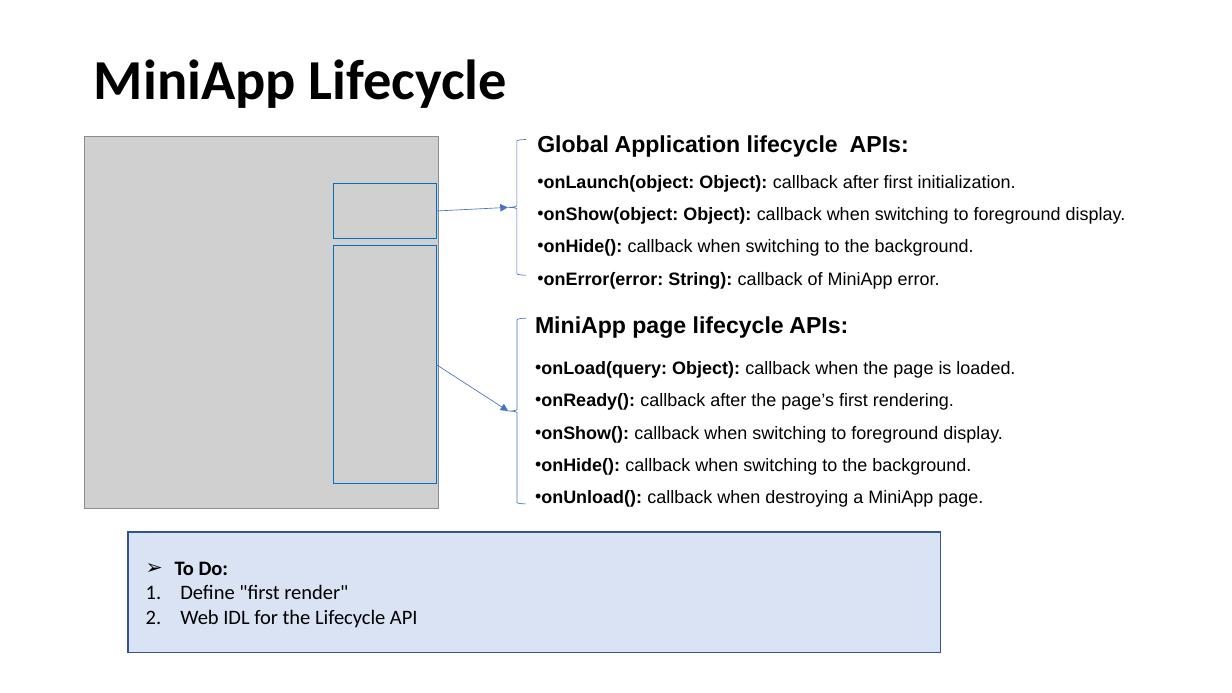
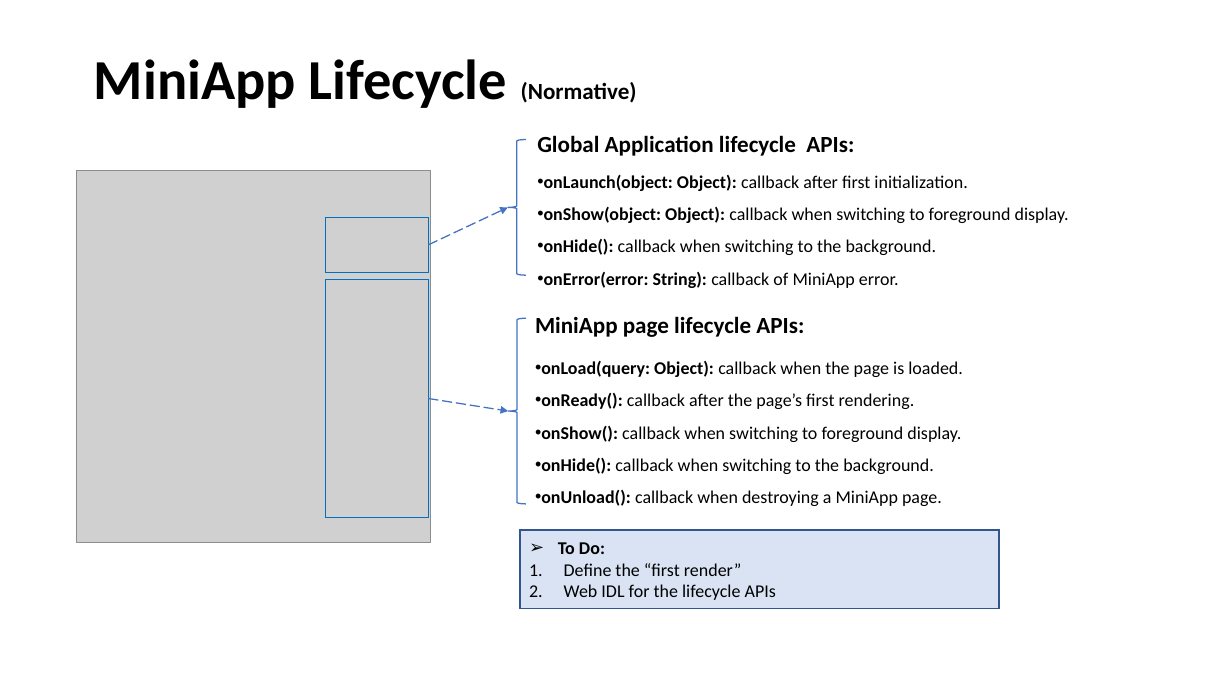
Before and after one commit to w3c/miniapp-docs, a slide deck: slide 4 of ac2021/CG-work.pptx. Drawn at 1232x693 pixels with LibreOffice and Linux fonts; fonts in the diff are those of the drawing; grey boxes stand for pictures. Boxes give left, top, right and bottom in pixels: in the first picture for what was removed or moved away, otherwise in the second. Text is boxed around its words. In the diff, an @@ line names an element or a change of style, - is before the commit and + after.

```diff
--- a/ac2021/CG-work.pptx
+++ b/ac2021/CG-work.pptx
@@ title at (94, 59, 637, 108): text changed @@
-MiniApp Lifecycle
+MiniApp Lifecycle (Normative)
@@ left brace at (508, 140, 527, 275): outline #4472C4 0.5 pt to #4472C4 1 pt @@
@@ font Arial to Calibri in 4 elements at (535, 316, 804, 337), (537, 135, 854, 156), (541, 361, 963, 506), (544, 175, 1069, 288) @@
@@ arrow moved from (436, 211) - (508, 207) to (428, 245) - (508, 207) @@
@@ arrow (428, 245) - (508, 207): stroke #4472C4 0.5 pt to #4472C4 1 pt dashed @@
@@ 2 rectangles, 1 picture: place and size @@
-2 rectangles, 1 picture at (85, 137, 439, 508)
+2 rectangles, 1 picture at (77, 171, 431, 543)
@@ left brace at (508, 318, 526, 504): outline #4472C4 0.5 pt to #4472C4 1 pt @@
@@ arrow moved from (436, 365) - (508, 411) to (428, 398) - (508, 411) @@
@@ arrow (428, 398) - (508, 411): stroke #4472C4 0.5 pt to #4472C4 1 pt dashed @@
@@ rectangle removed at (128, 532, 941, 653) @@
@@ rectangle "To Do:": place and size @@
-rectangle "To Do:" at (175, 561, 418, 628)
+rectangle "To Do:" at (520, 531, 1000, 609)
@@ rectangle "To Do:" at (520, 531, 1000, 609): vertical alignment top to middle; fill none to #DAE3F3; outline none to #325491 1 pt @@
@@ text in rectangle at (558, 542, 605, 554): size 16 to 14 pt in "To Do:" @@
@@ text in rectangle at (564, 563, 776, 600): text changed; size 16 to 14 pt @@
-1. Define "first render"
-2. Web IDL for the Lifecycle API
+1. Define the “first render”
+2. Web IDL for the lifecycle APIs
```
Also in this commit, not shown: 3 other slides changed.
